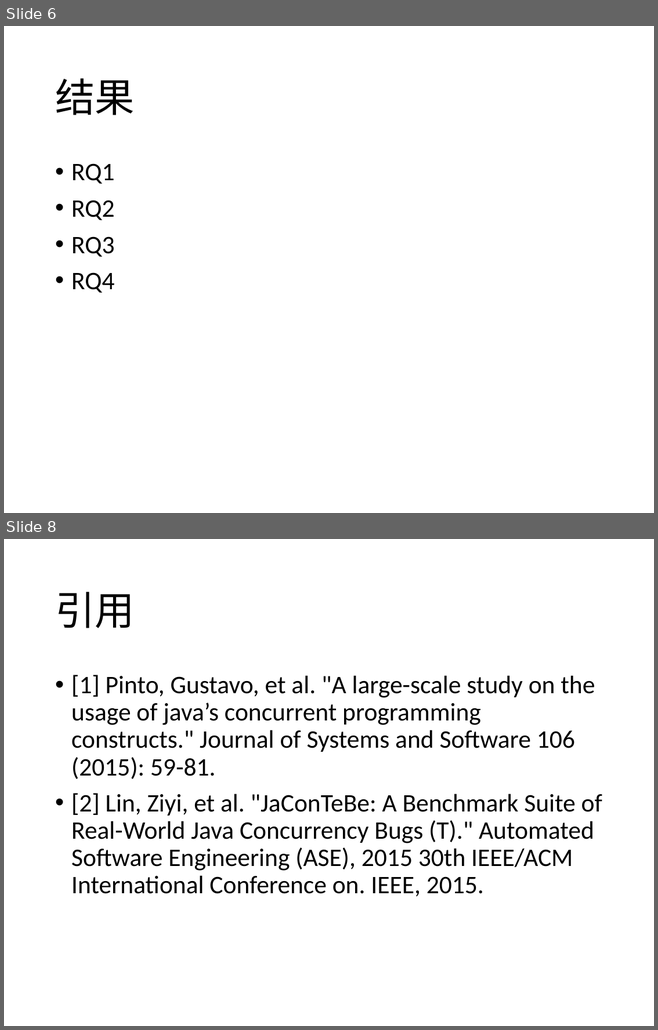
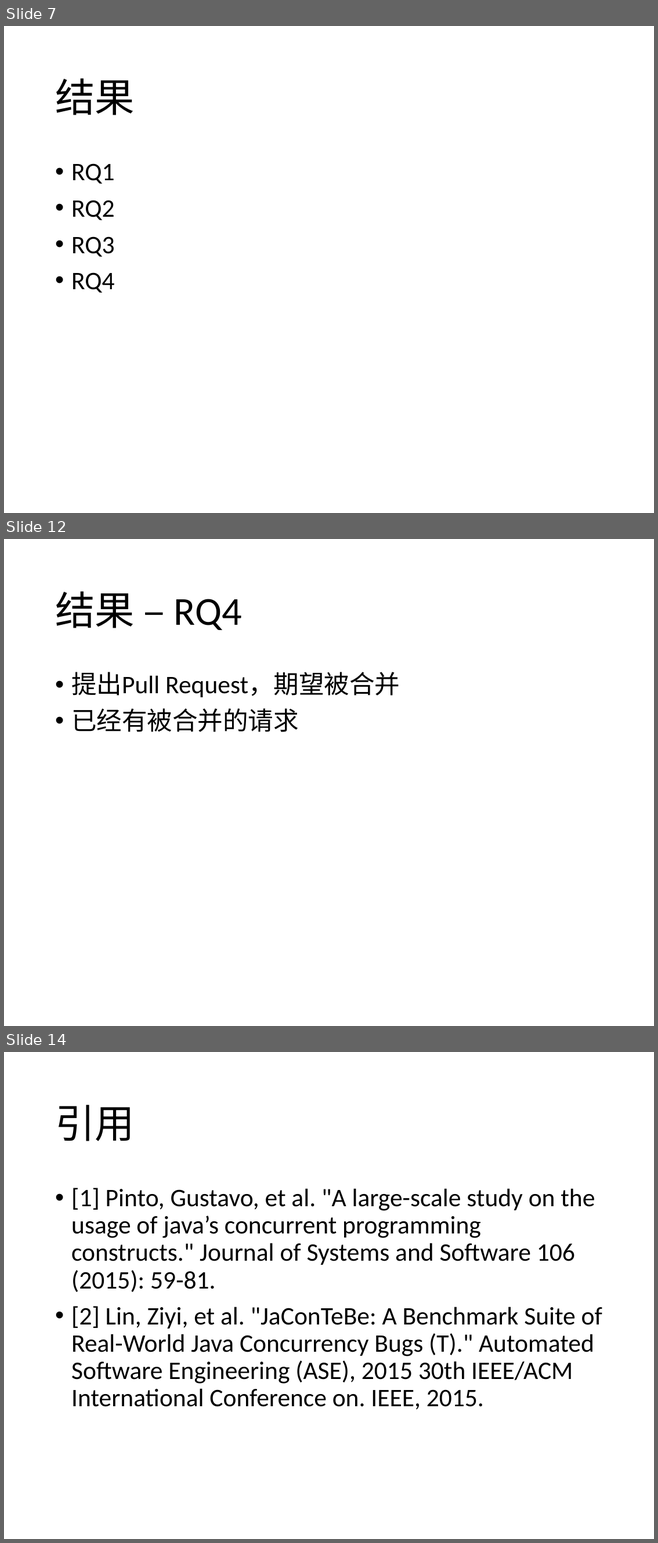
Before and after one commit to qwordy/Research, a slide deck: bishe/理解并发程序修改模式.pptx. Shown one above the other, each under a label of ours: slides 6 and 8 before the commit, slides 7, 12 and 14 after it; the slides between them are not shown. The pictures are 658x1030 and 658x1543 pixels, drawn with LibreOffice and Linux fonts; fonts in the diff are those of the drawing. Boxes give left, top, right and bottom in pixels: in the first picture for what was removed or moved away, otherwise in the second. Text is boxed around its words. In the diff, an @@ line names an element or a change of style, - is before the commit and + after.

```diff
--- a/bishe/理解并发程序修改模式.pptx
+++ b/bishe/理解并发程序修改模式.pptx
@@ slide 12 added at (x1=4, y1=539, x2=654, y2=1026), background #FFFFFF @@
@@ title added at (x1=55, y1=591, x2=242, y2=630), 44 pt, text #000000 @@
+结果 – RQ4
@@ text added at (x1=71, y1=672, x2=400, y2=732), 28 pt, text #000000 @@
+• 提出Pull Request，期望被合并
+• 已经有被合并的请求
@@ what was slide 6 is now slide 7 @@
@@ what was slide 8 is now slide 14 @@
```
Also in this commit, not shown: 2 slides changed, 5 other slides added.
